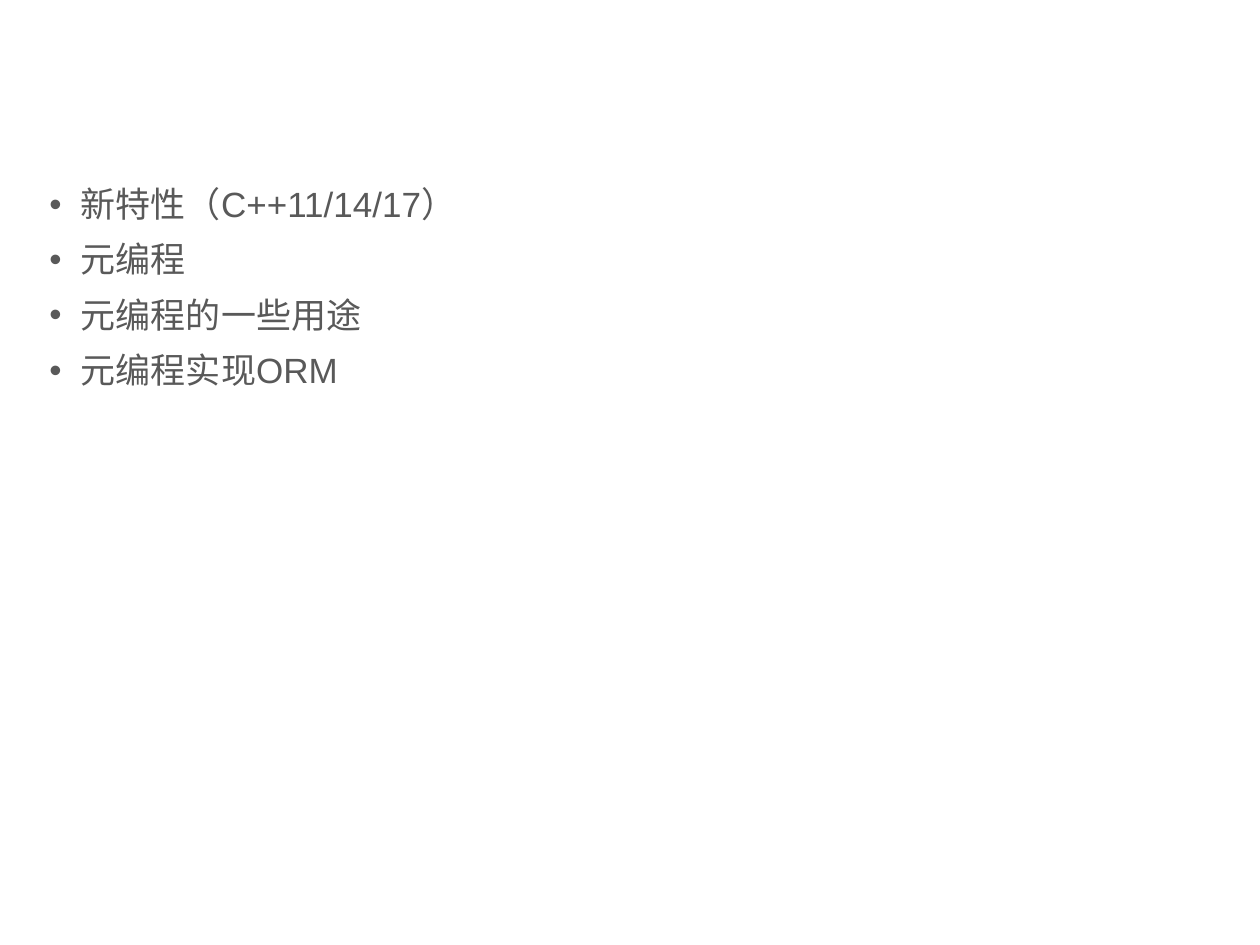
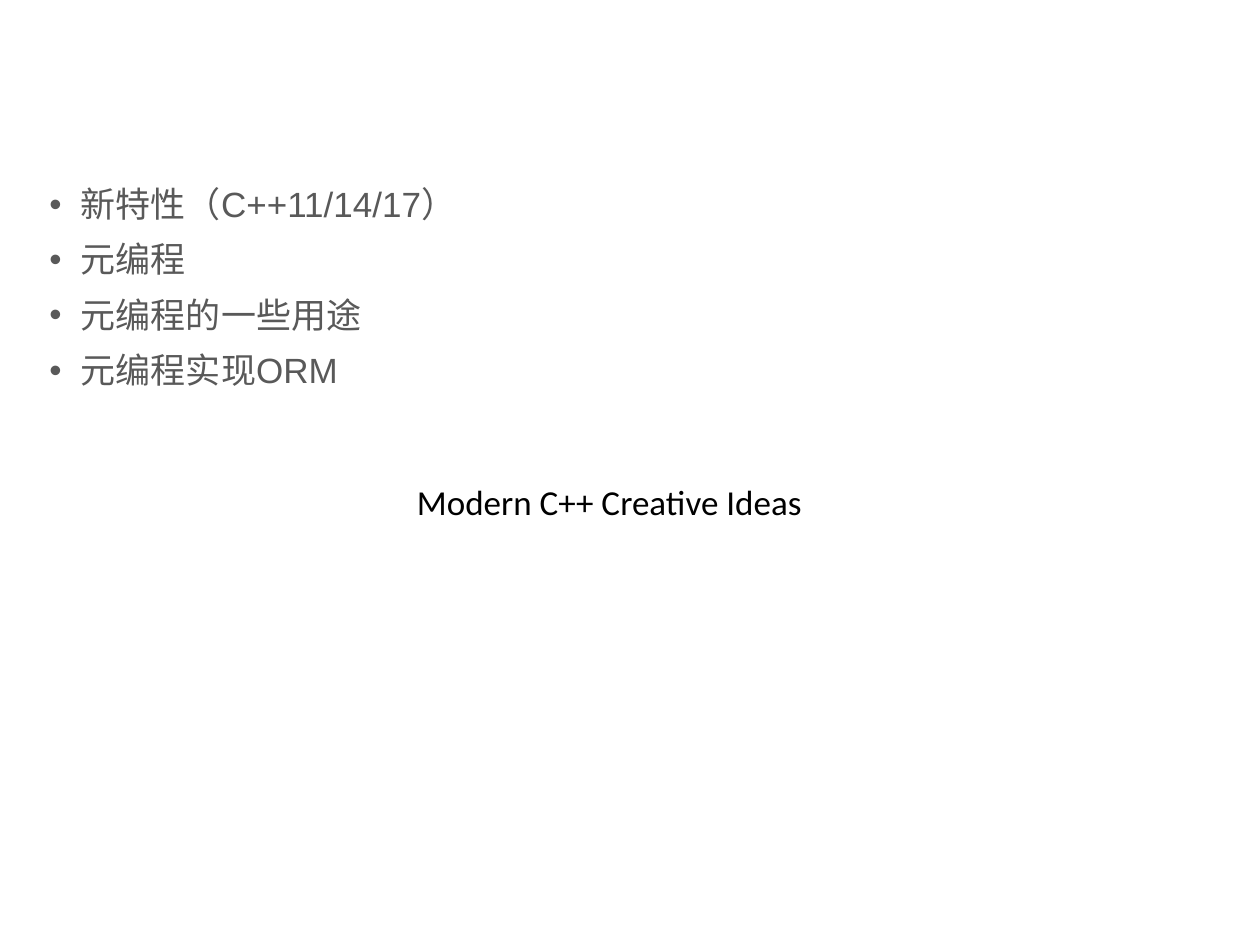
Before and after one commit to qicosmos/cppcon2017, a slide deck: slide 3 of CPP-Summit.pptx. Drawn at 1260x945 pixels with LibreOffice and Linux fonts; fonts in the diff are those of the drawing; background and template pictures are left out. Boxes give left, top, right and bottom in pixels: in the first picture for what was removed or moved away, otherwise in the second. Text is boxed around its words. In the diff, an @@ line names an element or a change of style, - is before the commit and + after.

Commit message:
update

```diff
--- a/CPP-Summit.pptx
+++ b/CPP-Summit.pptx
@@ text added at [417,490,801,516], 20 pt, text #000000 @@
+Modern C++ Creative Ideas
```
Also in this commit, not shown: 2 other slides changed, 14 slides added, 1 slide removed.
